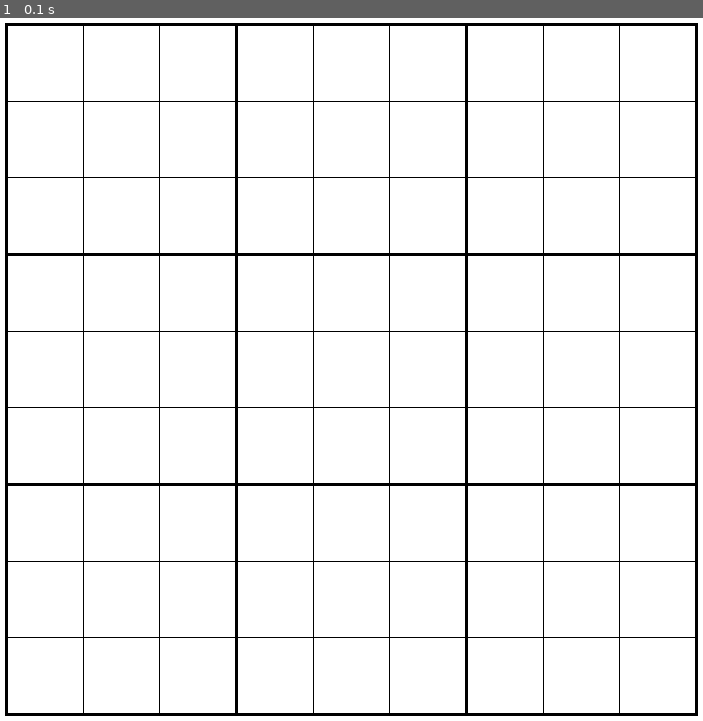
Above: before the commit, frame 1.
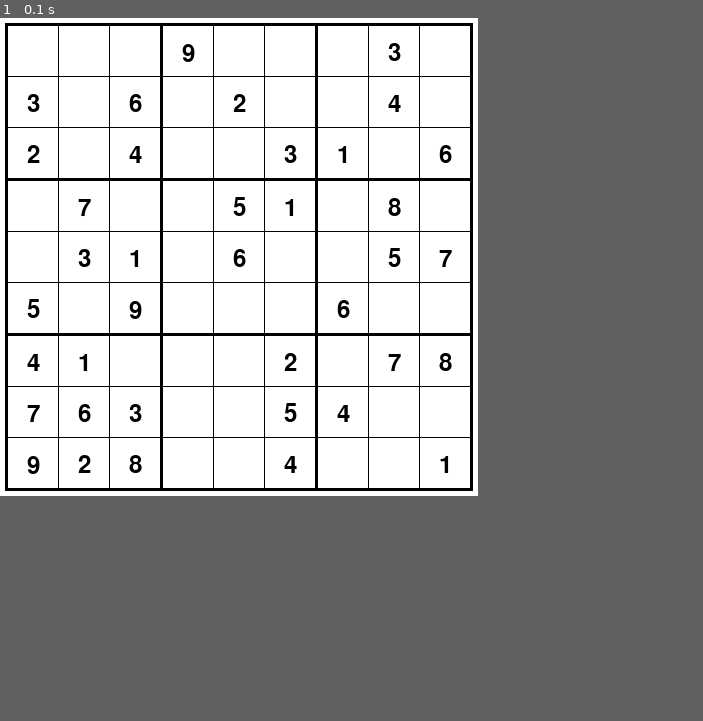
Above: after the commit, the same moment.

Repository: Kistler21/pygame-sudoku
Game: pygame game, started from sudoku.py
Two runs of this game, one before a commit and one after it. Both use one fixed random seed, a clock stepped at 60 frames per second and the inputs below.
Inputs:
- Up to frame 1 (0.1 s): no input
In our replay, the window is 703x703 before the commit and 478x478 after it. These sizes can differ from the game's own. Grey fills any space a smaller window leaves; there, only what the larger window draws over its background counts as a difference.

The runs differ from the first frame. In frame 1, 8.0% of the frame differs, in the area x 0-100%, y 0-100%.

Commit message:
Insert numbers into game

Diff:
--- a/sudoku.py
+++ b/sudoku.py
@@ -6,7 +6,7 @@
 pygame.init()
 
 # Set size of game and other constants
-cell_size = 75
+cell_size = 50
 minor_grid_size = 1
 major_grid_size = 3
 edge_buffer = 5
@@ -17,9 +17,54 @@
 black = 0, 0, 0
 
 screen = pygame.display.set_mode(size)
+pygame.display.set_caption('Sudoku')
+
+
+class RectCell(pygame.Rect):
+    '''
+    A class built upon the pygame Rect class used to represent individual cells in the game.
+    This class has a few extra attributes not contained within the base Rect class.
+    '''
+
+    def __init__(self, left, top, row, col):
+        super().__init__(left, top, cell_size, cell_size)
+        self.row = row
+        self.col = col
+
+
+def create_cells():
+    '''Creates all 81 cells with RectCell class.'''
+    cells = [[] for _ in range(9)]
+
+    # Set attributes for for first RectCell
+    row = 0
+    col = 0
+    left = edge_buffer + major_grid_size
+    top = edge_buffer + major_grid_size
+
+    while row < 9:
+        while col < 9:
+            cells[row].append(RectCell(left, top, row, col))
+
+            # Update attributes for next RectCell
+            left += cell_size + minor_grid_size
+            if col != 0 and (col + 1) % 3 == 0:
+                left = left + major_grid_size - minor_grid_size
+            col += 1
+
+        # Update attributes for next RectCell
+        top += cell_size + minor_grid_size
+        if row != 0 and (row + 1) % 3 == 0:
+            top = top + major_grid_size - minor_grid_size
+        left = edge_buffer + major_grid_size
+        col = 0
+        row += 1
+
+    return cells
 
 
 def draw_grid():
+    '''Draws the major and minor grid lines for Sudoku.'''
     # Draw minor grid lines
     lines_drawn = 0
     pos = edge_buffer + major_grid_size + cell_size
@@ -45,7 +90,37 @@
                          (width-edge_buffer-1, pos), major_grid_size)
 
 
+def fill_cells(cells, board):
+    '''Fills in all the numbers for the game.'''
+    font = pygame.font.Font(None, 36)
+
+    for row in range(9):
+        for col in range(9):
+            if board.board[row][col].value is None:
+                continue
+            text = font.render(f'{board.board[row][col].value}', 1, black)
+            xpos, ypos = cells[row][col].center
+            xpos -= 6
+            ypos -= 10
+            screen.blit(text, (xpos, ypos))
+
+
 def play():
+    '''Contains all the functionality for playing a game of Sudoku.'''
+    easy = [
+        [0, 0, 0, 9, 0, 0, 0, 3, 0],
+        [3, 0, 6, 0, 2, 0, 0, 4, 0],
+        [2, 0, 4, 0, 0, 3, 1, 0, 6],
+        [0, 7, 0, 0, 5, 1, 0, 8, 0],
+        [0, 3, 1, 0, 6, 0, 0, 5, 7],
+        [5, 0, 9, 0, 0, 0, 6, 0, 0],
+        [4, 1, 0, 0, 0, 2, 0, 7, 8],
+        [7, 6, 3, 0, 0, 5, 4, 0, 0],
+        [9, 2, 8, 0, 0, 4, 0, 0, 1]
+    ]
+    game = Sudoku(easy)
+    cells = create_cells()
+
     while True:
         for event in pygame.event.get():
             if event.type == pygame.QUIT:
@@ -53,6 +128,7 @@
 
         screen.fill(white)
         draw_grid()
+        fill_cells(cells, game)
         pygame.display.flip()
 
 
